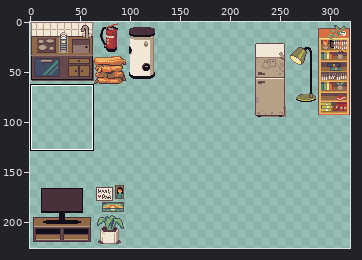
Sprite sheet: godot/res/tilesets/furniture.png. The picture above shows the old version from afar; the outline marks the close-up.
Close-up. The starting point:
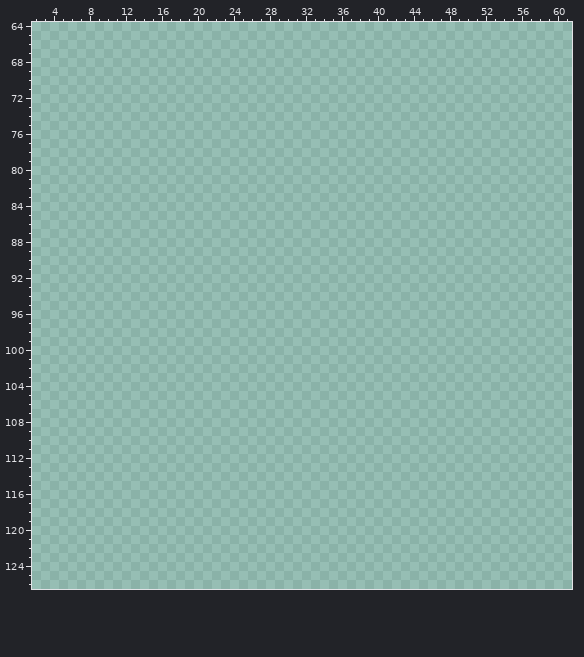
The file is 320x320 pixels. Shown: x 2..61, y 64..126. The wide view leaves out empty margins.
After the commit:
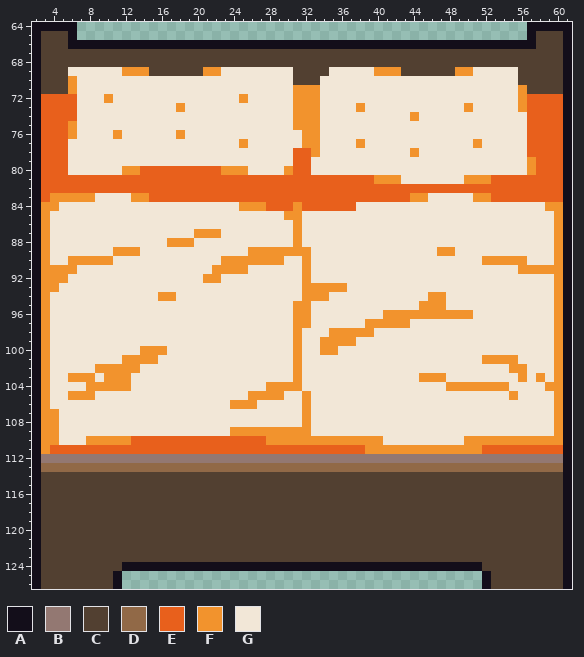
Palette (. is transparent): A #130e1a  B #937872  C #524031  D #916947  E #e8601c  F #f2932d  G #f2e7d7
The exact change:
y 64: x 2..6 ..... -> AAAAA; x 57..61 ..... -> AAAAA
y 65: x 2..6 ..... -> ACCCA; x 57..61 ..... -> ACCCA
y 66: x 2..61 ............................................................ -> ACCCAAAAAAAAAAAAAAAAAAAAAAAAAAAAAAAAAAAAAAAAAAAAAAAAAAAACCCA
y 67..68: x 2..61 ............................................................ -> ACCCCCCCCCCCCCCCCCCCCCCCCCCCCCCCCCCCCCCCCCCCCCCCCCCCCCCCCCCA
y 69: x 2..61 ............................................................ -> ACCCGGGGGGFFFCCCCCCFFGGGGGGGGCCCCGGGGGFFFCCCCCCFFGGGGGCCCCCA
y 70: x 2..61 ............................................................ -> ACCCFGGGGGGGGGGGGGGGGGGGGGGGGCCCGGGGGGGGGGGGGGGGGGGGGGCCCCCA
y 71: x 2..61 ............................................................ -> ACCCFGGGGGGGGGGGGGGGGGGGGGGGGFFFGGGGGGGGGGGGGGGGGGGGGGFCCCCA
y 72: x 2..61 ............................................................ -> AEEEEGGGFGGGGGGGGGGGGGGFGGGGGFFFGGGGGGGGGGGGGGGGGGGGGGFEEEEA
y 73: x 2..61 ............................................................ -> AEEEEGGGGGGGGGGGFGGGGGGGGGGGGFFFGGGGFGGGGGGGGGGGFGGGGGFEEEEA
y 74: x 2..61 ............................................................ -> AEEEEGGGGGGGGGGGGGGGGGGGGGGGGFFFGGGGGGGGGGFGGGGGGGGGGGGEEEEA
y 75: x 2..61 ............................................................ -> AEEEFGGGGGGGGGGGGGGGGGGGGGGGGFFFGGGGGGGGGGGGGGGGGGGGGGGEEEEA
y 76: x 2..61 ............................................................ -> AEEEFGGGGFGGGGGGFGGGGGGGGGGGGGFFGGGGGGGGGGGGGGGGGGGGGGGEEEEA
y 77: x 2..61 ............................................................ -> AEEEGGGGGGGGGGGGGGGGGGGFGGGGGGFFGGGGFGGGGGGGGGGGGFGGGGGEEEEA
y 78: x 2..61 ............................................................ -> AEEEGGGGGGGGGGGGGGGGGGGGGGGGGEEFGGGGGGGGGGFGGGGGGGGGGGGEEEEA
y 79: x 2..61 ............................................................ -> AEEEGGGGGGGGGGGGGGGGGGGGGGGGGEEGGGGGGGGGGGGGGGGGGGGGGGGFEEEA
y 80: x 2..61 ............................................................ -> AEEEGGGGGGFFEEEEEEEEEFFFGGGGFEEGGGGGGGGGGGGGGGGGGGGGGGGFEEEA
y 81: x 2..61 ............................................................ -> AEEEEEEEEEEEEEEEEEEEEEEEEEEEEEEEEEEEEEFFFGGGGGGGFFFEEEEEEEEA
y 82: x 2..61 ............................................................ -> AEEEEEEEEEEEEEEEEEEEEEEEEEEEEEEEEEEEEEEEEEEEEEEEEEEEEEEEEEEA
y 83: x 2..61 ............................................................ -> AEFFFFFGGGGFFEEEEEEEEEEEEEEEEEEEEEEEEEEEEEFFGGGGGFFEEEEEEEEA
y 84: x 2..61 ............................................................ -> AFFGGGGGGGGGGGGGGGGGGGGFFFEEEFEEEEEEGGGGGGGGGGGGGGGGGGGGGFFA
y 85: x 2..61 ............................................................ -> AFGGGGGGGGGGGGGGGGGGGGGGGGGGFFGGGGGGGGGGGGGGGGGGGGGGGGGGGGFA
y 86: x 2..61 ............................................................ -> AFGGGGGGGGGGGGGGGGGGGGGGGGGGGFGGGGGGGGGGGGGGGGGGGGGGGGGGGGFA
y 87: x 2..61 ............................................................ -> AFGGGGGGGGGGGGGGGGFFFGGGGGGGGFGGGGGGGGGGGGGGGGGGGGGGGGGGGGFA
y 88: x 2..61 ............................................................ -> AFGGGGGGGGGGGGGFFFGGGGGGGGGGGFGGGGGGGGGGGGGGGGGGGGGGGGGGGGFA
y 89: x 2..61 ............................................................ -> AFGGGGGGGFFFGGGGGGGGGGGGFFFFFFFGGGGGGGGGGGGGGFFGGGGGGGGGGGFA
y 90: x 2..61 ............................................................ -> AFGGFFFFFGGGGGGGGGGGGFFFFFFFGGFGGGGGGGGGGGGGGGGGGGFFFFFGGGFA
y 91: x 2..61 ............................................................ -> AFFFFGGGGGGGGGGGGGGGFFFFGGGGGGFGGGGGGGGGGGGGGGGGGGGGGGFFFFFA
y 92: x 2..61 ............................................................ -> AFFFGGGGGGGGGGGGGGGFFGGGGGGGGGFGGGGGGGGGGGGGGGGGGGGGGGGGGGFA
y 93: x 2..61 ............................................................ -> AFFGGGGGGGGGGGGGGGGGGGGGGGGGGGFFFFFGGGGGGGGGGGGGGGGGGGGGGGFA
y 94: x 2..61 ............................................................ -> AFGGGGGGGGGGGGFFGGGGGGGGGGGGGGFFFGGGGGGGGGGGFFGGGGGGGGGGGGFA
y 95: x 2..61 ............................................................ -> AFGGGGGGGGGGGGGGGGGGGGGGGGGGGFFGGGGGGGGGGGGFFFGGGGGGGGGGGGFA
y 96: x 2..61 ............................................................ -> AFGGGGGGGGGGGGGGGGGGGGGGGGGGGFFGGGGGGGGFFFFFFFFFFGGGGGGGGGFA
y 97: x 2..61 ............................................................ -> AFGGGGGGGGGGGGGGGGGGGGGGGGGGGFFGGGGGGFFFFFGGGGGGGGGGGGGGGGFA
y 98: x 2..61 ............................................................ -> AFGGGGGGGGGGGGGGGGGGGGGGGGGGGFGGGFFFFFGGGGGGGGGGGGGGGGGGGGFA
y 99: x 2..61 ............................................................ -> AFGGGGGGGGGGGGGGGGGGGGGGGGGGGFGGFFFFGGGGGGGGGGGGGGGGGGGGGGFA
y 100: x 2..61 ............................................................ -> AFGGGGGGGGGGFFFGGGGGGGGGGGGGGFGGFFGGGGGGGGGGGGGGGGGGGGGGGGFA
y 101: x 2..61 ............................................................ -> AFGGGGGGGGFFFFGGGGGGGGGGGGGGGFGGGGGGGGGGGGGGGGGGGGFFFFGGGGFA
y 102: x 2..61 ............................................................ -> AFGGGGGFFFFFGGGGGGGGGGGGGGGGGFGGGGGGGGGGGGGGGGGGGGGGGFFGGGFA
y 103: x 2..61 ............................................................ -> AFGGFFFGFFFGGGGGGGGGGGGGGGGGGFGGGGGGGGGGGGGFFFGGGGGGGGFGFGFA
y 104: x 2..61 ............................................................ -> AFGGGGFFFFFGGGGGGGGGGGGGGGFFFFGGGGGGGGGGGGGGGGFFFFFFFGGGGFFA
y 105: x 2..61 ............................................................ -> AFGGFFFGGGGGGGGGGGGGGGGGFFFFGGFGGGGGGGGGGGGGGGGGGGGGGFGGGGFA
y 106: x 2..61 ............................................................ -> AFGGGGGGGGGGGGGGGGGGGGFFFGGGGGFGGGGGGGGGGGGGGGGGGGGGGGGGGGFA
y 107..108: x 2..61 ............................................................ -> AFFGGGGGGGGGGGGGGGGGGGGGGGGGGGFGGGGGGGGGGGGGGGGGGGGGGGGGGGFA
y 109: x 2..61 ............................................................ -> AFFGGGGGGGGGGGGGGGGGGGFFFFFFFFFGGGGGGGGGGGGGGGGGGGGGGGGGGGFA
y 110: x 2..61 ............................................................ -> AFFGGGFFFFFEEEEEEEEEEEEEEEFFFFFFFFFFFFFGGGGGGGGGFFFFFFFFFFFA
y 111: x 2..61 ............................................................ -> AFEEEEEEEEEEEEEEEEEEEEEEEEEEEEEEEEEEEFFFFFFFFFFFFFEEEEEEEEEA
y 112: x 2..61 ............................................................ -> ABBBBBBBBBBBBBBBBBBBBBBBBBBBBBBBBBBBBBBBBBBBBBBBBBBBBBBBBBBA
y 113: x 2..61 ............................................................ -> ADDDDDDDDDDDDDDDDDDDDDDDDDDDDDDDDDDDDDDDDDDDDDDDDDDDDDDDDDDA
y 114..123: x 2..61 ............................................................ -> ACCCCCCCCCCCCCCCCCCCCCCCCCCCCCCCCCCCCCCCCCCCCCCCCCCCCCCCCCCA
y 124: x 2..61 ............................................................ -> ACCCCCCCCCAAAAAAAAAAAAAAAAAAAAAAAAAAAAAAAAAAAAAAAACCCCCCCCCA
y 125..126: x 2..11 .......... -> ACCCCCCCCA; x 52..61 .......... -> ACCCCCCCCA
